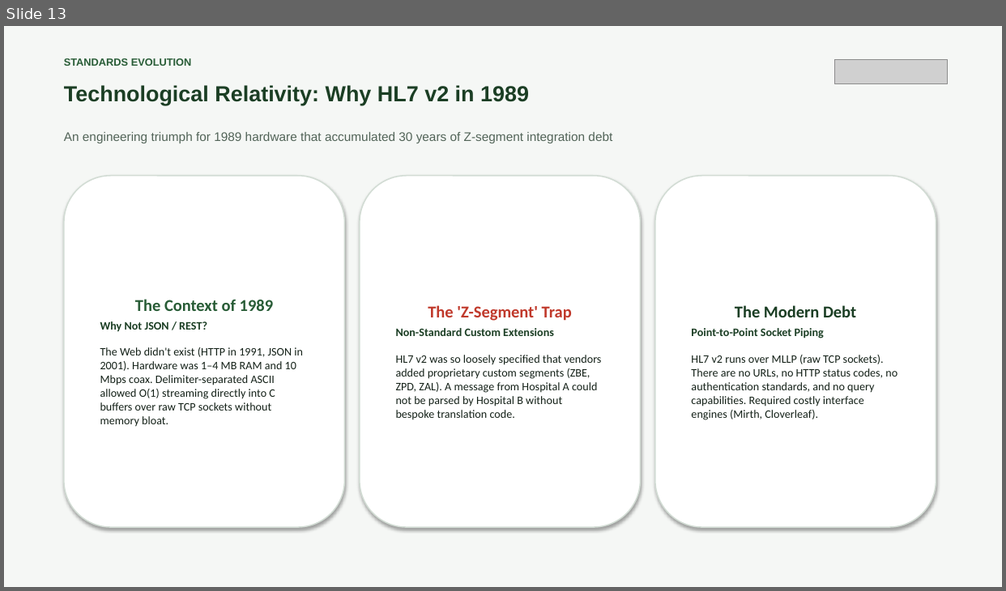
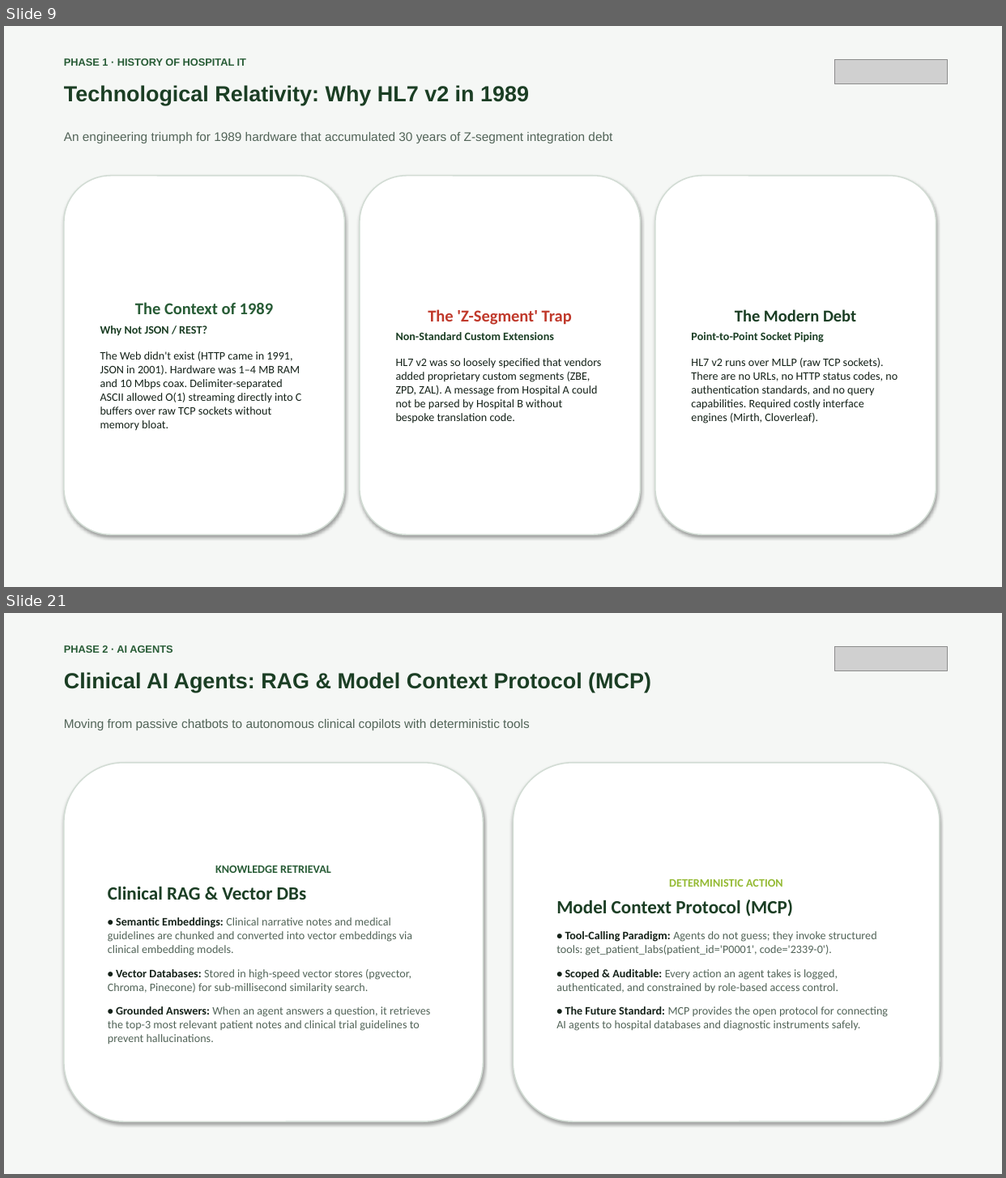
Before and after one commit to AIT-brainlab/fhir-ml-workshop, a slide deck: slides-morning/orientation-and-health-ai-foundations.pptx. Shown one above the other, each under a label of ours: slide 13 before the commit, slides 9 and 21 after it; the slides between them are not shown. The pictures are 1006x591 and 1006x1178 pixels, drawn with LibreOffice and Linux fonts; fonts in the diff are those of the drawing; grey boxes stand for pictures. Boxes give left, top, right and bottom in pixels: in the first picture for what was removed or moved away, otherwise in the second. Text is boxed around its words. In the diff, an @@ line names an element or a change of style, - is before the commit and + after.

Commit message:
Restructure morning session into 2+1 Phase architecture (29 slides)

```diff
--- a/slides-morning/orientation-and-health-ai-foundations.pptx
+++ b/slides-morning/orientation-and-health-ai-foundations.pptx
@@ slide 21 added at bbox=[4, 613, 1002, 1174], background #FFFFFF @@
@@ rectangle added at bbox=[4, 613, 1002, 1174], fill #F5F7F5 @@
@@ text added at bbox=[64, 645, 172, 653], 10 pt, text #285C36, bold @@
+PHASE 2 · AI AGENTS
@@ picture added at bbox=[835, 647, 948, 671] @@
@@ text added at bbox=[64, 672, 651, 692], 21 pt, text #1B3E24, bold @@
+Clinical AI Agents: RAG & Model Context Protocol (MCP)
@@ text added at bbox=[64, 719, 529, 730], 12 pt, text #526458 @@
+Moving from passive chatbots to autonomous clinical copilots with deterministic tools
@@ rounded rectangle added at bbox=[64, 763, 484, 1122], fill #FFFFFF, outline #D2DCD4 1.2 pt, 11 pt, text #526458 @@
+KNOWLEDGE RETRIEVAL
+Clinical RAG & Vector DBs
+• Semantic Embeddings: Clinical narrative notes and medical guidelines are chunked and converted into vector embeddings via clinical embedding models.
+• Vector Databases: Stored in high-speed vector stores (pgvector, Chroma, Pinecone) for sub-millisecond similarity search.
+• Grounded Answers: When an agent answers a question, it retrieves the top-3 most relevant patient notes and clinical trial guidelines to prevent hallucinations.
@@ rounded rectangle added at bbox=[513, 763, 940, 1122], fill #FFFFFF, outline #D2DCD4 1.2 pt, 11 pt, text #526458 @@
+DETERMINISTIC ACTION
+Model Context Protocol (MCP)
+• Tool-Calling Paradigm: Agents do not guess; they invoke structured tools: get_patient_labs(patient_id='P0001', code='2339-0').
+• Scoped & Auditable: Every action an agent takes is logged, authenticated, and constrained by role-based access control.
+• The Future Standard: MCP provides the open protocol for connecting AI agents to hospital databases and diagnostic instruments safely.
@@ what was slide 13 is now slide 9 @@
@@ slide 9 changed as well @@
@@ text at bbox=[64, 58, 246, 66]: text changed @@
-STANDARDS EVOLUTION
+PHASE 1 · HISTORY OF HOSPITAL IT
@@ rounded rectangle "The Context of 1989": place and size @@
-rounded rectangle "The Context of 1989" at bbox=[64, 176, 345, 527]
+rounded rectangle "The Context of 1989" at bbox=[64, 176, 345, 535]
@@ rounded rectangle "The 'Z-Segment' Trap": place and size @@
-rounded rectangle "The 'Z-Segment' Trap" at bbox=[360, 176, 641, 527]
+rounded rectangle "The 'Z-Segment' Trap" at bbox=[360, 176, 641, 535]
@@ rounded rectangle "The Modern Debt": place and size @@
-rounded rectangle "The Modern Debt" at bbox=[655, 176, 936, 527]
+rounded rectangle "The Modern Debt" at bbox=[655, 176, 936, 535]
@@ text in rounded rectangle at bbox=[100, 352, 302, 431]: text changed @@
-The Web didn't exist (HTTP in 1991, JSON in 2001). Hardware was 1–4 MB RAM and 10 Mbps coax. Delimiter-separated ASCII allowed O(1) streaming directly into C buffers over raw TCP sockets without memory bloat.
+The Web didn't exist (HTTP came in 1991, JSON in 2001). Hardware was 1–4 MB RAM and 10 Mbps coax. Delimiter-separated ASCII allowed O(1) streaming directly into C buffers over raw TCP sockets without memory bloat.
```
Also in this commit, not shown: 11 other slides changed, 16 other slides added, 15 slides removed, 3 other files.
